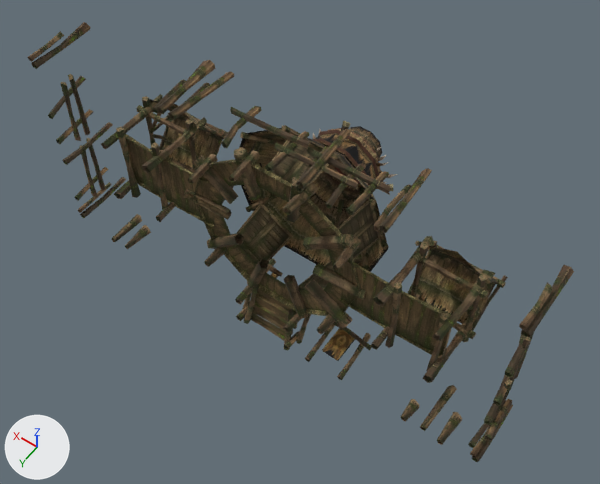
What one commit did to the OBJ model sceneobjs/zhanchang_fuben_303/zhanchang_fuben_303_qiji01.obj.
Camera for both pictures: a camera (50 mm lens) standing at (-600.0, 688.0, 1188.0) and looking at (-28.0, -112.0, -69.0). The axes (+X, +Y, +Z) are drawn at lower left. The lights are the same throughout. Where no turn or scale is listed for an object, it has been applied to the vertices. Vertices at the same position are counted once.

Names of what the first picture shows: 'zhanchang_fuben_303_qiji01'.
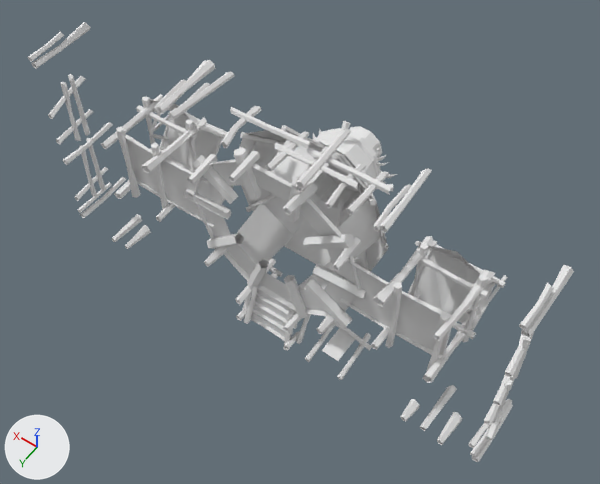
Location of each change, [x1, y1, x2, y2] in pixels of the pictures (600 x 484 px):
part 1 of me_zhanchang_fuben_303_qiji01, recoloured (brown to grey)
    both: [149, 100, 495, 323]
part 2 of me_zhanchang_fuben_303_qiji01, recoloured (brown to grey)
    both: [328, 128, 381, 186]
part 3 of me_zhanchang_fuben_303_qiji01, recoloured (brown to grey)
    both: [28, 22, 574, 462]
part 4 of me_zhanchang_fuben_303_qiji01, recoloured (brown to white)
    both: [271, 273, 355, 361]
part 5 of me_zhanchang_fuben_303_qiji01, recoloured
    both: [313, 129, 398, 183]
part 6 of me_zhanchang_fuben_303_qiji01, recoloured (brown to white)
    both: [312, 130, 379, 193]
part 7 of me_zhanchang_fuben_303_qiji01, recoloured
    both: [340, 121, 393, 191]
part 8 of me_zhanchang_fuben_303_qiji01, recoloured
    both: [260, 133, 376, 209]
part 9 of me_zhanchang_fuben_303_qiji01, recoloured (brown to grey)
    both: [221, 135, 382, 290]
part 10 of me_zhanchang_fuben_303_qiji01, recoloured (brown to grey)
    both: [125, 133, 451, 358]

Edits to the bpy script that builds the scene:
```text
Add mat_material_6_1:
    mat_material_6_1 = principled_material('material_6')
    mat_material_6_1.base_color = (0.8, 0.8, 0.8)  # white #e7e7e7
    mat_material_6_1.roughness = 1.0
Add mat_material_2_1:
    mat_material_2_1 = principled_material('material_2')
    mat_material_2_1.base_color = (0.8, 0.8, 0.8)  # white #e7e7e7
    mat_material_2_1.roughness = 1.0
Add mat_material_10_1:
    mat_material_10_1 = principled_material('material_10')
    mat_material_10_1.base_color = (0.8, 0.8, 0.8)  # white #e7e7e7
    mat_material_10_1.roughness = 1.0
Add mat_material_1_1:
    mat_material_1_1 = principled_material('material_1')
    mat_material_1_1.base_color = (0.8, 0.8, 0.8)  # white #e7e7e7
    mat_material_1_1.roughness = 1.0
Add mat_material_7_1:
    mat_material_7_1 = principled_material('material_7')
    mat_material_7_1.base_color = (0.8, 0.8, 0.8)  # white #e7e7e7
    mat_material_7_1.roughness = 1.0
Add mat_material_12_1:
    mat_material_12_1 = principled_material('material_12')
    mat_material_12_1.base_color = (0.8, 0.8, 0.8)  # white #e7e7e7
    mat_material_12_1.roughness = 1.0
Add mat_material_3_1:
    mat_material_3_1 = principled_material('material_3')
    mat_material_3_1.base_color = (0.8, 0.8, 0.8)  # white #e7e7e7
    mat_material_3_1.roughness = 1.0
Add mat_material_8_1:
    mat_material_8_1 = principled_material('material_8')
    mat_material_8_1.base_color = (0.8, 0.8, 0.8)  # white #e7e7e7
    mat_material_8_1.roughness = 1.0
Add mat_material_4_1:
    mat_material_4_1 = principled_material('material_4')
    mat_material_4_1.base_color = (0.8, 0.8, 0.8)  # white #e7e7e7
    mat_material_4_1.roughness = 1.0
Add mat_material_5_1:
    mat_material_5_1 = principled_material('material_5')
    mat_material_5_1.base_color = (0.8, 0.8, 0.8)  # white #e7e7e7
    mat_material_5_1.roughness = 1.0
Change me_zhanchang_fuben_303_qiji01:
    where me_zhanchang_fuben_303_qiji01.from_pydata(...)  # 2144 vertices, 3198 faces; spans x -513.0..509.0, y -358.0..1.0, z -287.0..258.0
    me_zhanchang_fuben_303_qiji01 part 1: all 96 faces that had it switch from mat_material_1 (picture img_zhanchang_fuben_303_tushuguan01_01_a_png) to mat_material_1_1 (white #e7e7e7)
    me_zhanchang_fuben_303_qiji01 part 2: all 30 faces that had it switch from mat_material_2 (picture img_zhanchang_fuben_303_qiji_07_a_png) to mat_material_2_1 (white #e7e7e7)
    me_zhanchang_fuben_303_qiji01 part 3: all 2504 faces that had it switch from mat_material_3 (picture img_zhanchang_fuben_303_qiji_05_a_png) to mat_material_3_1 (white #e7e7e7)
    me_zhanchang_fuben_303_qiji01 part 4: all 29 faces that had it switch from mat_material_4 (picture img_zhanchang_fuben_303_qiji_01_a_png) to mat_material_4_1 (white #e7e7e7)
    me_zhanchang_fuben_303_qiji01 part 5: all 180 faces that had it switch from mat_material_5 (picture img_zhanchang_fuben_303_qiji_09_a_png) to mat_material_5_1 (white #e7e7e7)
    me_zhanchang_fuben_303_qiji01 part 6: all 80 faces that had it switch from mat_material_6 (picture img_zhanchang_fuben_303_qiji_06_a_png) to mat_material_6_1 (white #e7e7e7)
    me_zhanchang_fuben_303_qiji01 part 7: all 92 faces that had it switch from mat_material_7 (picture img_zhanchang_fuben_303_qiji_10_a_png) to mat_material_7_1 (white #e7e7e7)
    me_zhanchang_fuben_303_qiji01 part 8: all 40 faces that had it switch from mat_material_8 (picture img_zhanchang_fuben_303_qiji_08_a_png) to mat_material_8_1 (white #e7e7e7)
    me_zhanchang_fuben_303_qiji01 part 9: all 10 faces that had it switch from mat_material_10 (picture img_zhanchang_fuben_303_qiji_03_a_png) to mat_material_10_1 (white #e7e7e7)
    me_zhanchang_fuben_303_qiji01 part 10: all 137 faces that had it switch from mat_material_12 (picture img_zhanchang_fuben_303_tushuguan01_02_a_png) to mat_material_12_1 (white #e7e7e7)
```
